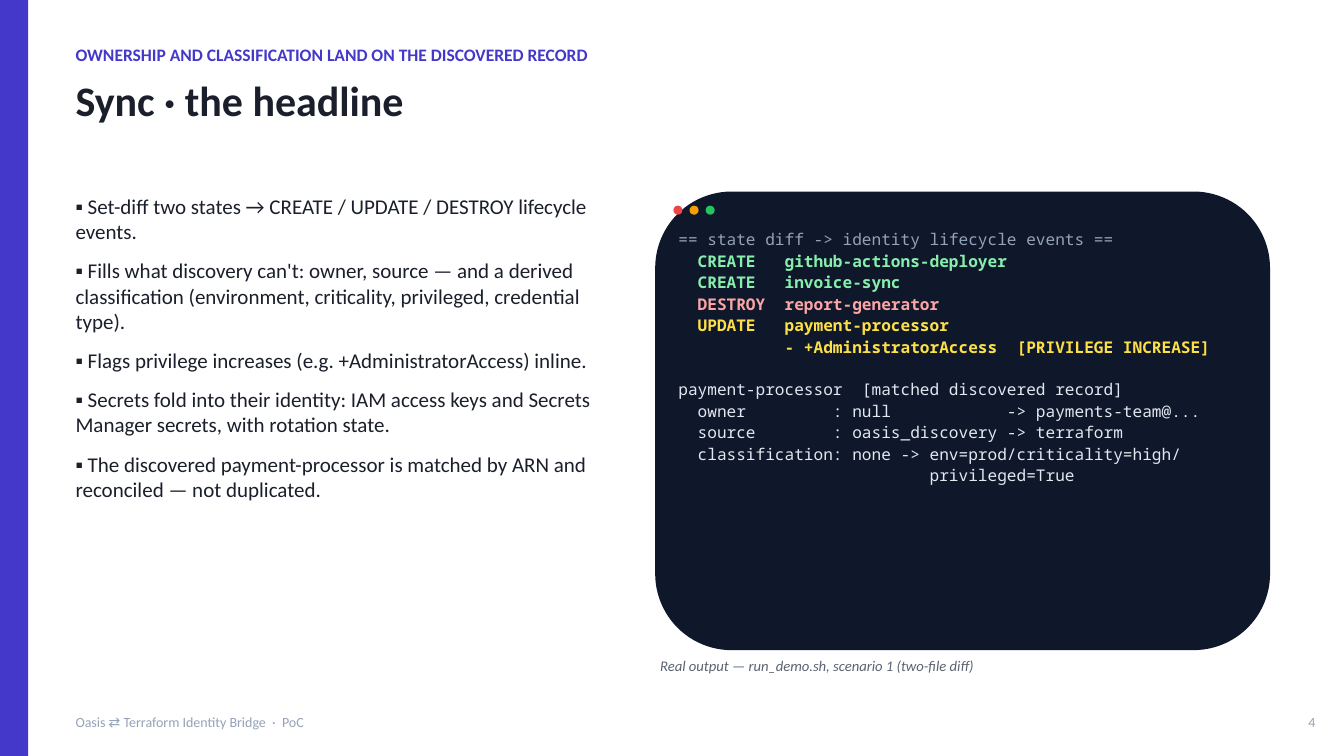
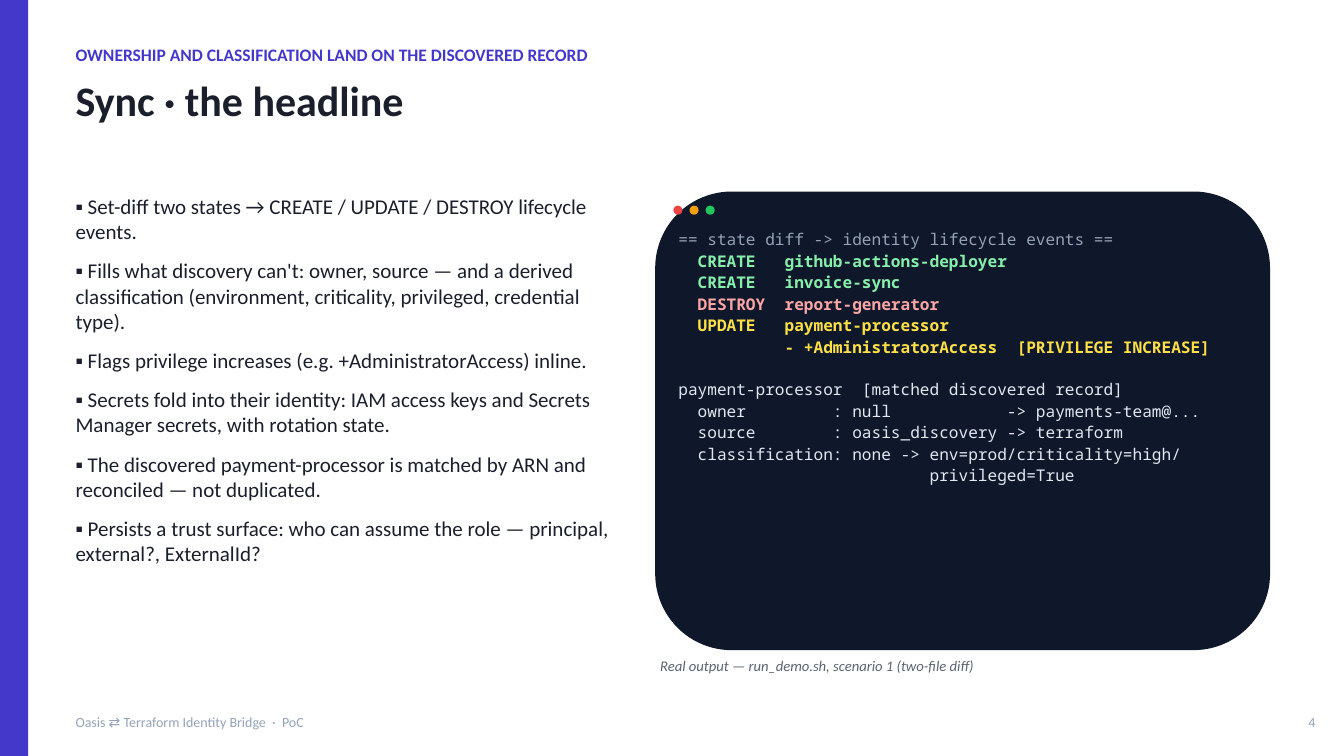
Before and after one commit to rona100/os-terraform-sync, a slide deck: slide 4 of deck/oasis-terraform-bridge.pptx. Drawn at 1344x756 pixels with LibreOffice and Linux fonts; fonts in the diff are those of the drawing. Boxes give left, top, right and bottom in pixels: in the first picture for what was removed or moved away, otherwise in the second. Text is boxed around its words. In the diff, an @@ line names an element or a change of style, - is before the commit and + after.

```diff
--- a/deck/oasis-terraform-bridge.pptx
+++ b/deck/oasis-terraform-bridge.pptx
@@ text at [76,521,608,564]: paragraph added @@
+▪ Persists a trust surface: who can assume the role — principal, external?, ExternalId?
```
Also in this commit, not shown: 4 other slides changed, 14 other files.
